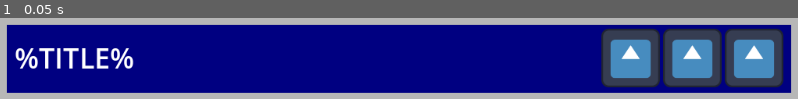
Above: before the commit, frame 1.
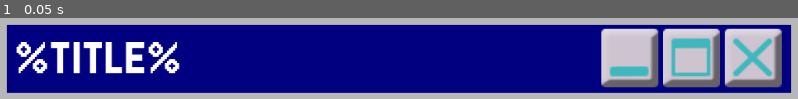
Above: after the commit, the same moment.

Repository: doneganmicah/PirateSoftwareGameJam2025-17
Game: Godot game, scene res://Scenes/popup_base.tscn
Same seed, same stepped clock (60 frames per second), same inputs: the game is played once before the commit and once after it. The engine's default icon, where the game draws it, is replaced by a stand-in: a white triangle on a blue panel in a dark square.
Inputs:
- Up to frame 1 (0.05 s): no input

The runs differ from the first frame. In frame 1, 21% of the frame differs, in the area x 1-99%, y 12-87%.

Commit message:
Update popup base with new assets

Diff:
--- a/Scenes/popup_base.tscn
+++ b/Scenes/popup_base.tscn
@@ -1,9 +1,13 @@
-[gd_scene load_steps=3 format=3 uid="uid://b71voam8o1qjn"]
+[gd_scene load_steps=6 format=3 uid="uid://b71voam8o1qjn"]
 
-[ext_resource type="Texture2D" uid="uid://dxeimaaci1bim" path="res://icon.svg" id="2_kksav"]
+[ext_resource type="FontFile" uid="uid://cmaohy40d3ak6" path="res://Assets/Fonts/Jersey15-Regular.ttf" id="1_104k1"]
+[ext_resource type="Texture2D" uid="uid://qbhdpd8eooml" path="res://Assets/minimize button.png" id="2_7s2b6"]
+[ext_resource type="Texture2D" uid="uid://bjk4fvoexsf8b" path="res://Assets/fullscreen button.png" id="3_mhcci"]
+[ext_resource type="Texture2D" uid="uid://c36nnxh63ju7n" path="res://Assets/exit button.png" id="4_wj7jm"]
 
 [sub_resource type="LabelSettings" id="LabelSettings_2nprw"]
-font_size = 36
+font = ExtResource("1_104k1")
+font_size = 70
 
 [node name="Popup" type="Control"]
 layout_mode = 3
@@ -61,7 +65,7 @@
 layout_mode = 2
 size_flags_horizontal = 8
 size_flags_vertical = 0
-texture = ExtResource("2_kksav")
+texture = ExtResource("2_7s2b6")
 expand_mode = 1
 stretch_mode = 4
 
@@ -70,7 +74,7 @@
 layout_mode = 2
 size_flags_horizontal = 8
 size_flags_vertical = 0
-texture = ExtResource("2_kksav")
+texture = ExtResource("3_mhcci")
 expand_mode = 1
 stretch_mode = 4
 
@@ -79,6 +83,6 @@
 layout_mode = 2
 size_flags_horizontal = 8
 size_flags_vertical = 0
-texture = ExtResource("2_kksav")
+texture = ExtResource("4_wj7jm")
 expand_mode = 1
 stretch_mode = 4
